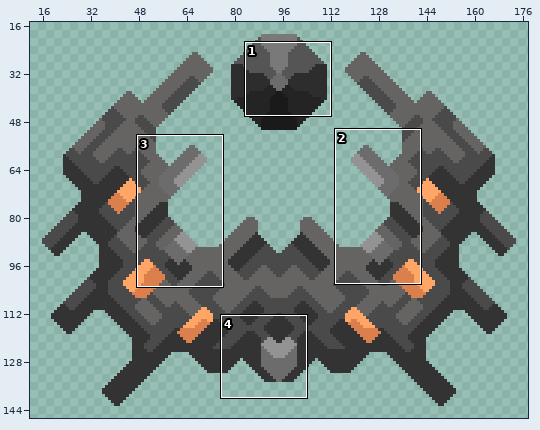
Two versions of one sprite sheet, sprites/units/Gray/rise-full.png. The picture above shows the old version from afar; the outline marks the close-up.
Close-up. The starting point:
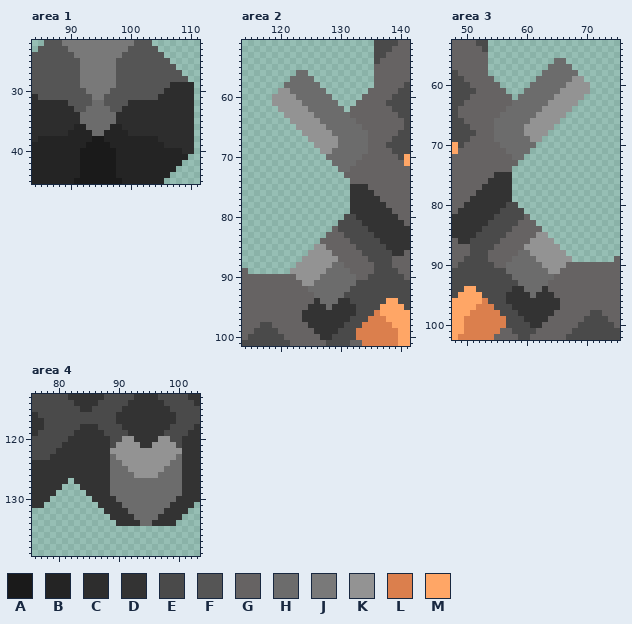
The file is 190x158 pixels. Shown: area 1: x 84..111, y 22..45; area 2: x 114..141, y 51..101; area 3: x 48..75, y 53..102; area 4: x 76..103, y 113..139. The wide view leaves out empty margins.
Palette (. is transparent): A #1a1a1a  B #242424  C #2d2d2d  D #333333  E #4a4a4a  F #555555  G #666363  H #6c6c6c  J #797979  K #939393  L #db7f4d  M #ffa666
And afterwards:
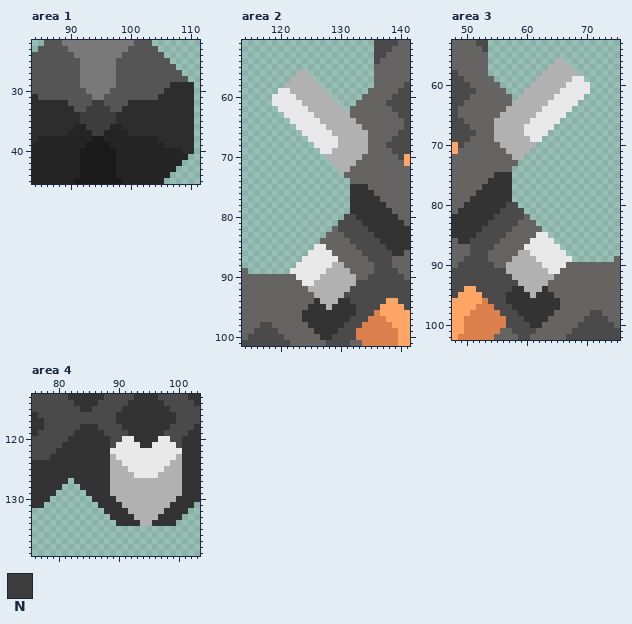
Colours new in this view: N #3d3d3d
Difference:
@@ palette @@
-H #6c6c6c
+H #b1b1b1
-K #939393
+K #e9e9e9
--- area 1
@@ x 90..99 @@
 31 FFFFJJFFFF
-32 FFFFHHFFFF
-33 CFFHHHHFFC
-34 CCHHHHHHCC
-35 CCHHHHHHCC
-36 CBBHHHHBBC
-37 BBBBHHBBBB
+32 FFFFNNFFFF
+33 CFFNNNNFFC
+34 CCNNNNNNCC
+35 CCNNNNNNCC
+36 CBBNNNNBBC
+37 BBBBNNBBBB
 38 BBBBAABBBB
Pixel boxes of the changes (left, top, right, bottom) in both close-ups:
changed: (80, 100, 116, 136)
changed: (272, 70, 368, 172)
changed: (290, 244, 356, 310)
changed: (494, 58, 590, 160)
changed: (506, 232, 572, 298)
changed: (110, 436, 182, 526)
